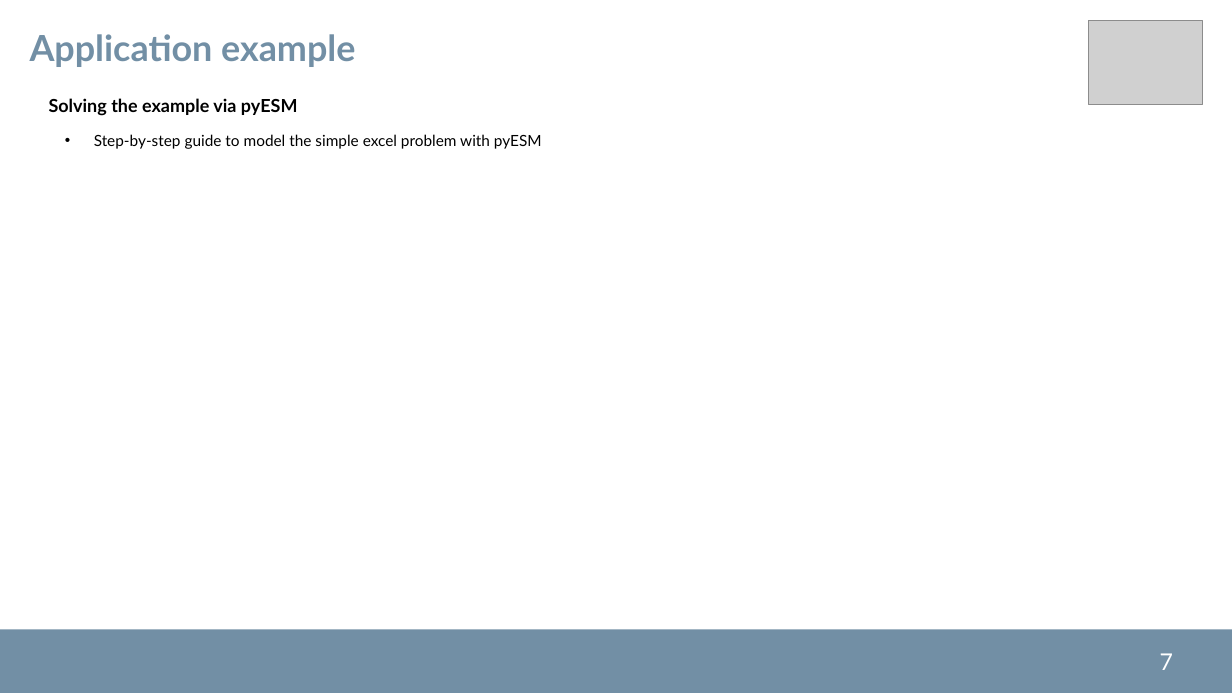
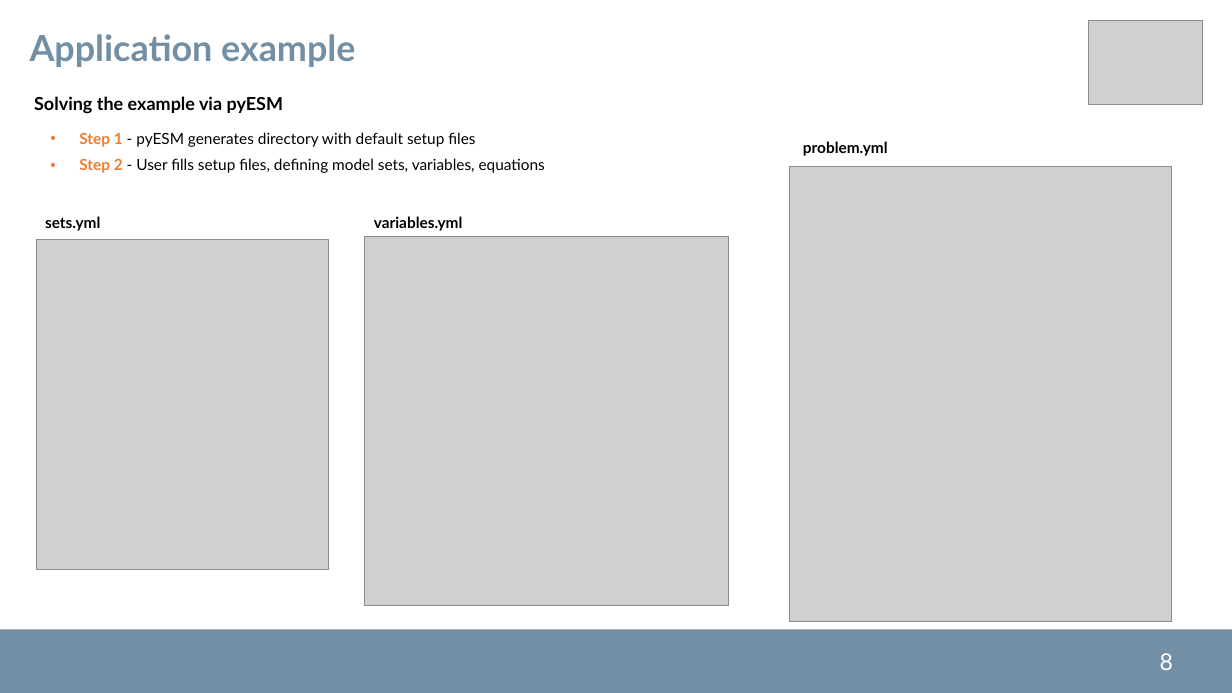
Before and after one commit to pyESM-project/pyesm, a slide deck: slide 8 of doc/pyesm.pptx (slide 7 before the commit). Drawn at 1232x693 pixels with LibreOffice and Linux fonts; fonts in the diff are those of the drawing; grey boxes stand for pictures; background and template pictures are left out. Boxes give left, top, right and bottom in pixels: in the first picture for what was removed or moved away, otherwise in the second. Text is boxed around its words. In the diff, an @@ line names an element or a change of style, - is before the commit and + after.

```diff
--- a/doc/pyesm.pptx
+++ b/doc/pyesm.pptx
@@ text "Solving the example via pyESM": place and size @@
-text "Solving the example via pyESM" at [49,98,542,149]
+text "Solving the example via pyESM" at [34,96,545,173]
@@ text at [79,132,545,173]: text changed @@
-  • Step-by-step guide to model the simple excel problem with pyESM
+  • Step 1 - pyESM generates directory with default setup files
+  • Step 2 - User fills setup files, defining model sets, variables, equations
@@ text added at [803,141,888,156], 12 pt, text #000000, bold @@
+  problem.yml
@@ picture added at [790,166,1172,622] @@
@@ picture added at [36,239,329,569] @@
@@ text added at [45,216,100,231], 12 pt, text #000000, bold @@
+  sets.yml
@@ picture added at [365,237,729,605] @@
@@ text added at [374,216,463,231], 12 pt, text #000000, bold @@
+  variables.yml
@@ page number at [1160,653,1173,670]: text changed @@
-7
+8
```
Also in this commit, not shown: 1 other slide changed, 3 slides added, 5 other files.
